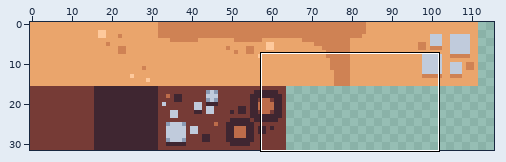
Two states of a sprite sheet, img/ground.png. Above: a wide view before the commit, with the close-up outlined.
Close-up. First the earlier version:
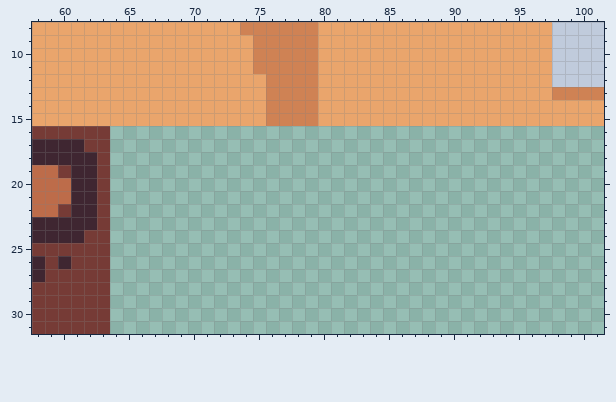
The file is 128x32 pixels. Shown: x 58..101, y 8..31. The wide view leaves out empty margins.
After the commit:
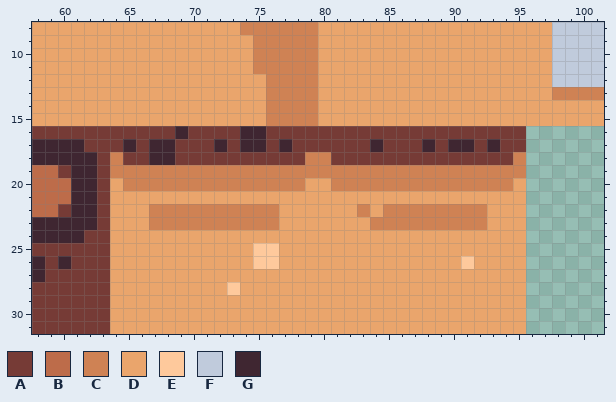
Palette (. is transparent): A #763b36  B #bd6c4a  C #cf8254  D #eaa56c  E #fec99c  F #c0cbdc  G #3f2631
Changes in this commit:
{"y":16,"x":64,"old":"................................","new":"AAAAAGAAAAGGAAAAAAAAAAAAAAAAAAAA"}
{"y":17,"x":64,"old":"................................","new":"AGAGGAAAGAGGAGAAAAAAGAAAGAGGAGAA"}
{"y":18,"x":64,"old":"................................","new":"CAAGGAAAAAAAAAACCAAAAAAAAAAAAAAC"}
{"y":19,"x":64,"old":"................................","new":"CCCCCCCCCCCCCCCCCCCCCCCCCCCCCCCC"}
{"y":20,"x":64,"old":"................................","new":"DCCCCCCCCCCCCCCDDCCCCCCCCCCCCCCD"}
{"y":21,"x":64,"old":"................................","new":"DDDDDDDDDDDDDDDDDDDDDDDDDDDDDDDD"}
{"y":22,"x":64,"old":"................................","new":"DDDCCCCCCCCCCDDDDDDCDCCCCCCCCDDD"}
{"y":23,"x":64,"old":"................................","new":"DDDCCCCCCCCCCDDDDDDDCCCCCCCCCDDD"}
{"y":24,"x":64,"old":"................................","new":"DDDDDDDDDDDDDDDDDDDDDDDDDDDDDDDD"}
{"y":25,"x":64,"old":"................................","new":"DDDDDDDDDDDEEDDDDDDDDDDDDDDDDDDD"}
{"y":26,"x":64,"old":"................................","new":"DDDDDDDDDDDEEDDDDDDDDDDDDDDEDDDD"}
{"y":27,"x":64,"old":"................................","new":"DDDDDDDDDDDDDDDDDDDDDDDDDDDDDDDD"}
{"y":28,"x":64,"old":"................................","new":"DDDDDDDDDEDDDDDDDDDDDDDDDDDDDDDD"}
{"y":29,"x":64,"old":"................................","new":"DDDDDDDDDDDDDDDDDDDDDDDDDDDDDDDD"}
{"y":30,"x":64,"old":"................................","new":"DDDDDDDDDDDDDDDDDDDDDDDDDDDDDDDD"}
{"y":31,"x":64,"old":"................................","new":"DDDDDDDDDDDDDDDDDDDDDDDDDDDDDDDD"}
